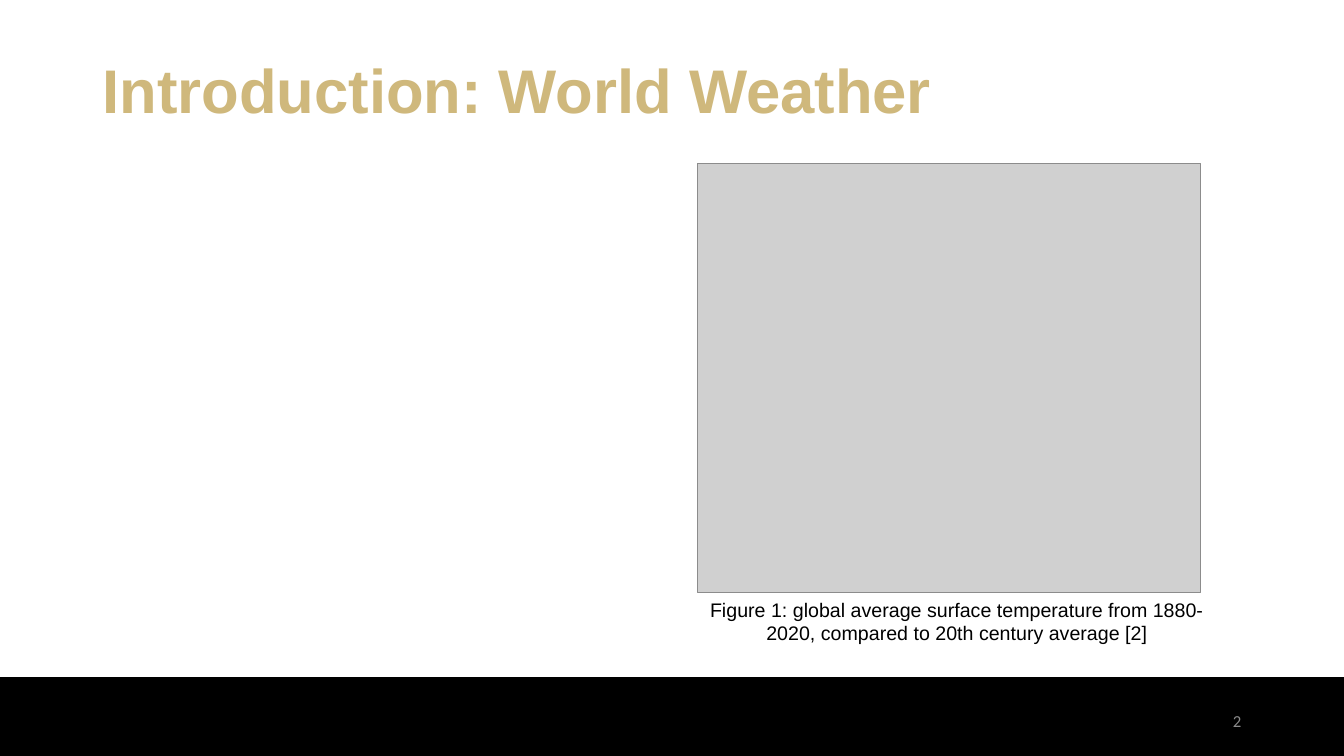
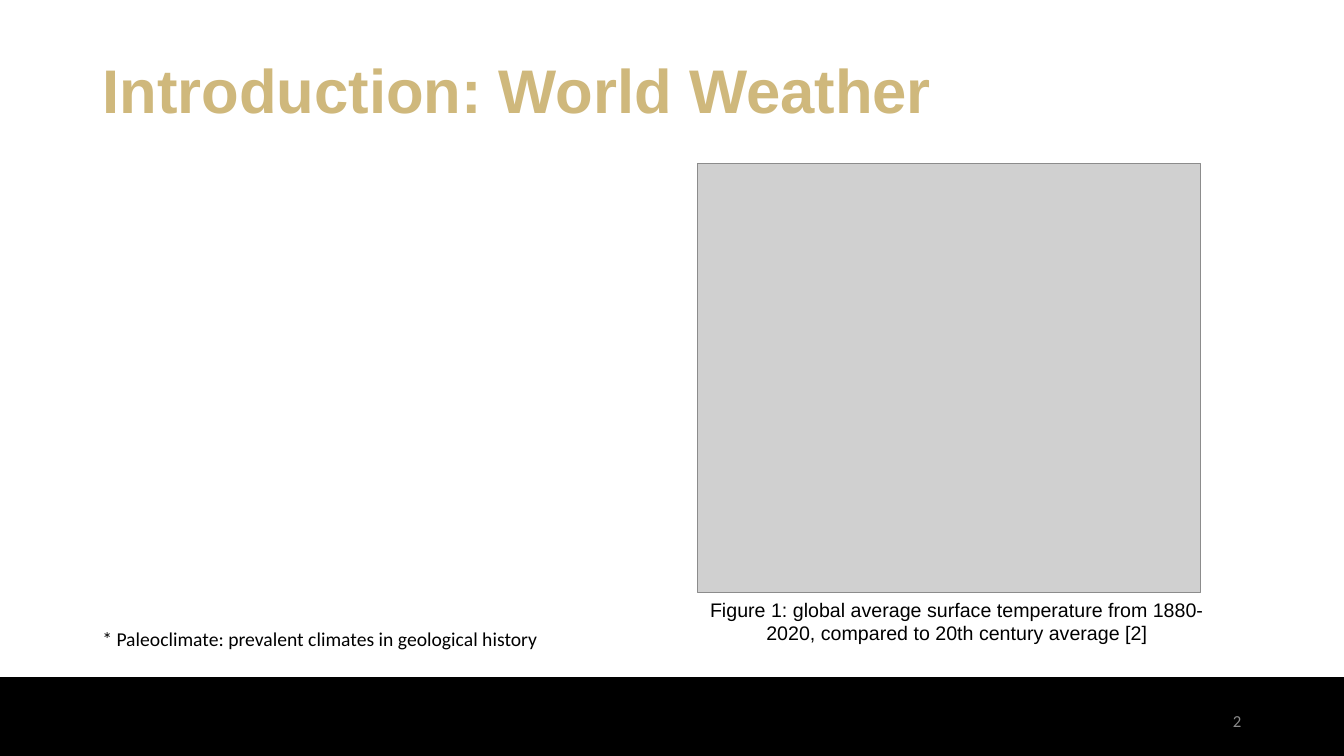
Before and after one commit to eli-kravitz/snowfall_prediction_vt, a slide deck: slide 2 of EliKravitz_ProjectPresentation.pptx. Drawn at 1344x756 pixels with LibreOffice and Linux fonts; fonts in the diff are those of the drawing; grey boxes stand for pictures; background and template pictures are left out. Boxes give left, top, right and bottom in pixels: in the first picture for what was removed or moved away, otherwise in the second. Text is boxed around its words. In the diff, an @@ line names an element or a change of style, - is before the commit and + after.

```diff
--- a/EliKravitz_ProjectPresentation.pptx
+++ b/EliKravitz_ProjectPresentation.pptx
@@ text added at [117, 632, 537, 650], 14 pt, text #000000 @@
+* Paleoclimate: prevalent climates in geological history
```
Also in this commit, not shown: 3 other slides changed, 1 slide added, 1 other file.
